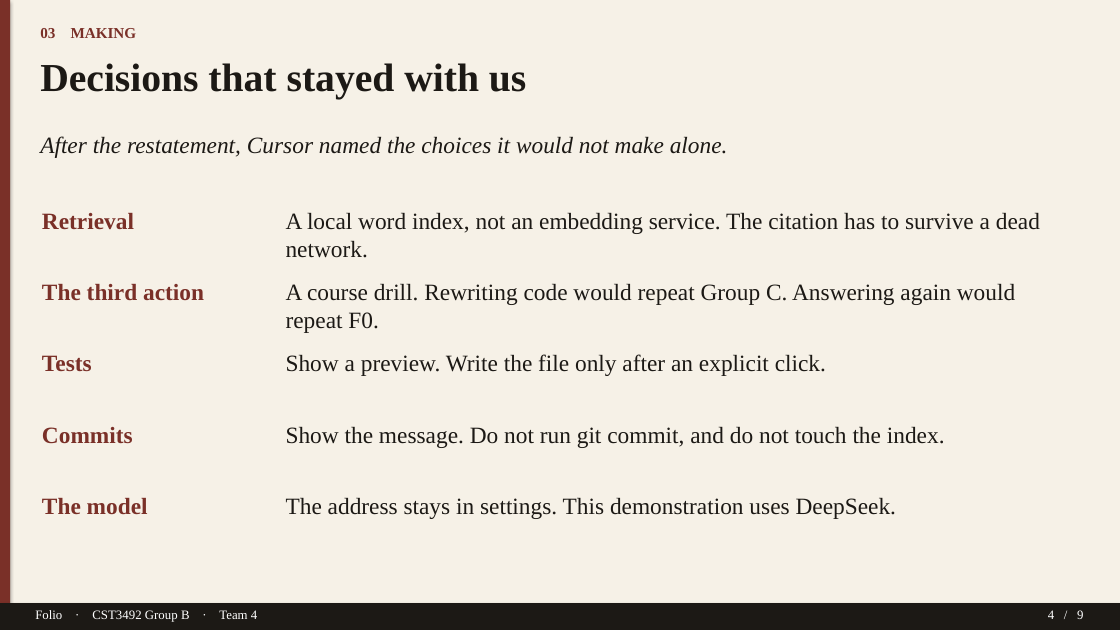
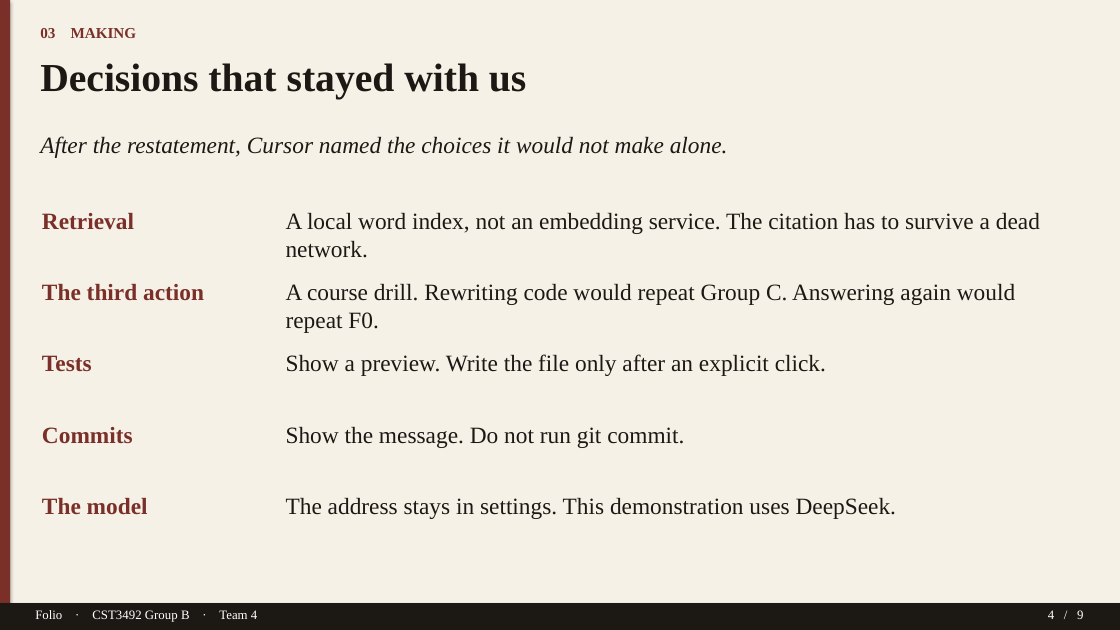
Before and after one commit to TTAWDTT/folio, a slide deck: slide 4 of submission/documents/Folio-GroupB-Team4-Slides.pptx. Drawn at 1120x630 pixels with LibreOffice and Linux fonts; fonts in the diff are those of the drawing. Boxes give left, top, right and bottom in pixels: in the first picture for what was removed or moved away, otherwise in the second. Text is boxed around its words. In the diff, an @@ line names an element or a change of style, - is before the commit and + after.

```diff
--- a/submission/documents/Folio-GroupB-Team4-Slides.pptx
+++ b/submission/documents/Folio-GroupB-Team4-Slides.pptx
@@ text at (286,426,684,448): text changed @@
-Show the message. Do not run git commit, and do not touch the index.
+Show the message. Do not run git commit.
```
Also in this commit, not shown: 2 other files.
